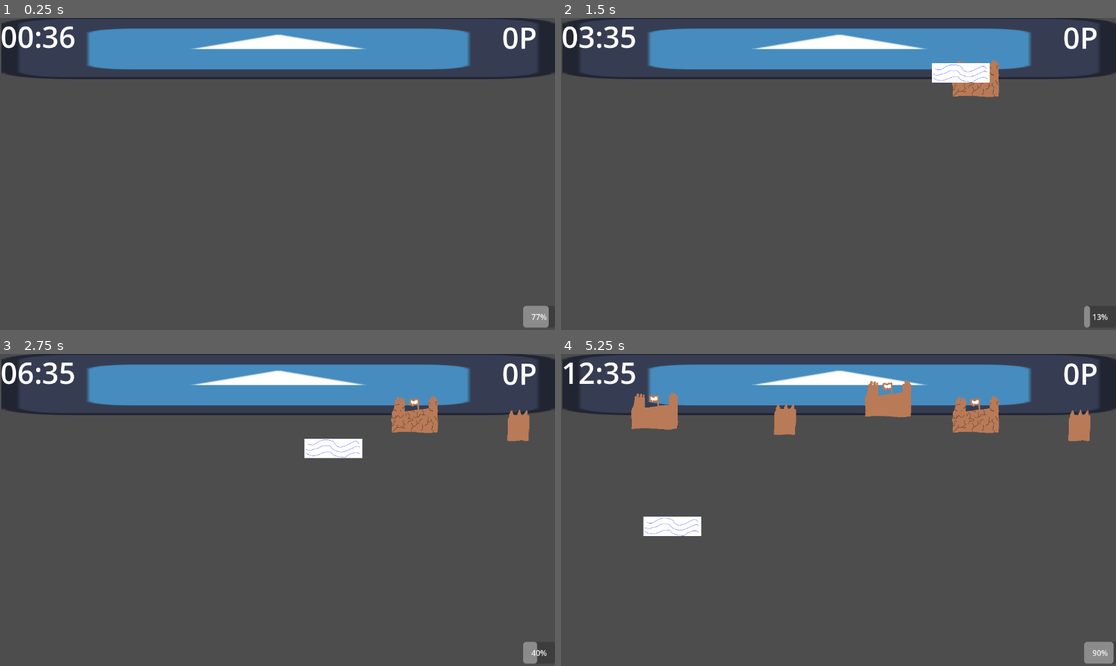
Above: before the commit, frames 1-4 (two rows, left to right).
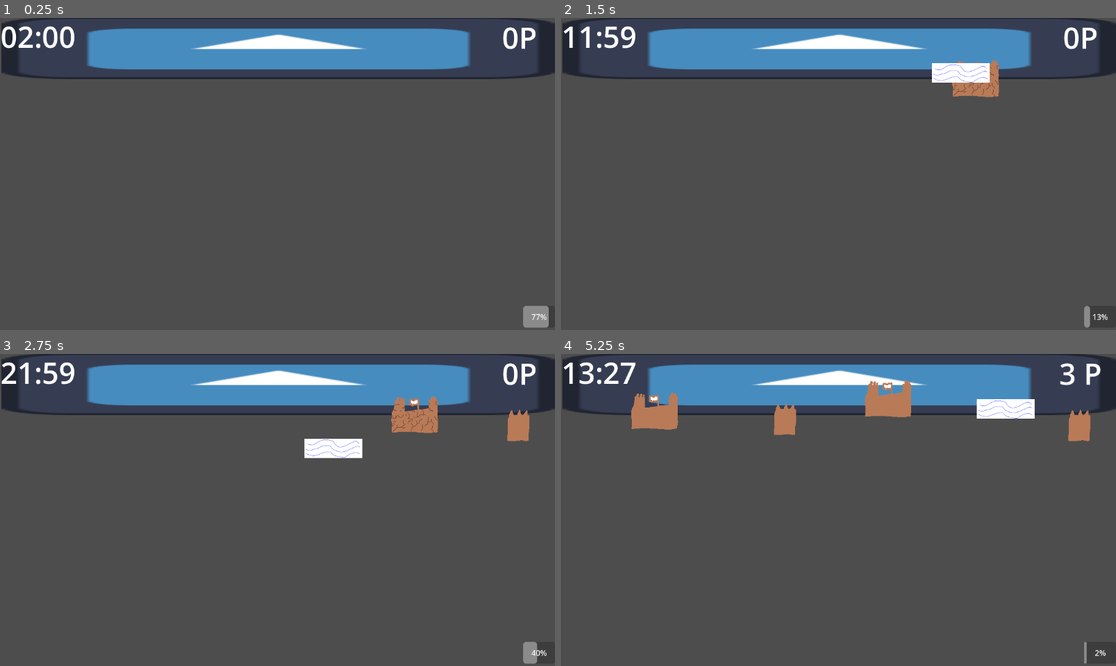
Above: after the commit, the same moments.

Repository: DerDelphin/WaveGameIdea
Game: Godot game, scene res://Scenes/world.tscn
The game is run twice, just before and just after one commit, with the same random seed, the same clock (stepped at 60 frames per second) and the same inputs. The engine's default icon, where the game draws it, is replaced by a stand-in: a white triangle on a blue panel in a dark square.
Inputs (mouse positions are in pixels of both pictures, inside the frame that each line leads up to):
- Up to frame 1 (0.25 s): no input
- Up to frame 2 (1.5 s): move the mouse to (960, 158) at 0.52 s; right-click (960, 158) at 0.6 s; move the mouse to (727, 189) at 1.27 s; right-click (727, 189) at 1.35 s
- Up to frame 3 (2.75 s): move the mouse to (333, 441) at 2.02 s; right-click (333, 441) at 2.1 s
- Up to frame 4 (5.25 s): move the mouse to (810, 572) at 2.77 s; right-click (810, 572) at 2.85 s; click (783, 528) at 3.5 s, where only the run after the commit has a clickable "WaveDelay-"; move the mouse to (1005, 556) at 4.27 s; right-click (1005, 556) at 4.35 s; move the mouse to (672, 463) at 5.02 s; right-click (672, 463) at 5.1 s

The runs differ from the first frame. In frame 1, 0.2% of the frame differs, in the area x 3-14%, y 2-10%; in frame 2, 0.4%; in frame 3, 0.4%; in frame 4, 2.8%, in the area x 3-100%, y 2-100%.

Commit message:
UpgradeSystem v1 (1st version, still some bugs/unintended behaviour) done

Diff:
--- a/Scenes/ui.tscn
+++ b/Scenes/ui.tscn
@@ -42,12 +42,21 @@
 offset_right = 1152.0
 offset_bottom = 647.0
 
-[node name="NextDayButton" type="Button" parent="."]
+[node name="UpgradeButtons" type="BoxContainer" parent="."]
 layout_mode = 0
-offset_left = 446.0
-offset_top = 260.0
-offset_right = 714.0
-offset_bottom = 390.0
-text = "Start Next Day"
+offset_left = 405.0
+offset_top = 314.0
+offset_right = 776.0
+offset_bottom = 414.0
 
-[connection signal="pressed" from="NextDayButton" to="." method="_on_next_day_button_pressed"]
+[node name="NextDayButton" type="Button" parent="UpgradeButtons"]
+layout_mode = 2
+text = "Upgrade 1"
+
+[node name="UpgradeButton2" type="Button" parent="UpgradeButtons"]
+layout_mode = 2
+text = "Upgrade 2"
+
+[node name="UpgradeButton3" type="Button" parent="UpgradeButtons"]
+layout_mode = 2
+text = "Upgrade 3"
--- a/Scripts/GLOBAL.gd
+++ b/Scripts/GLOBAL.gd
@@ -1,11 +1,12 @@
 extends Node
 
-var waveCoolDown : float =  1
+#var waveCoolDown : float =  1
 var points: int = 0
 var isDayCycleRunning: bool = true
 ##the current dayTime
 var day_time: float = 0.0
-const DAY_DURATION := 10.0
+var dayCount: int = 1
+const DAY_DURATION := 3.0
 
 signal onPointsIncreased
 signal onDayEnded
@@ -16,6 +17,7 @@
 	# Falls ein neuer Tag beginnt, wieder bei 0 starten
 	if day_time >= DAY_DURATION:
 		day_time = 0.0
+		dayCount += 1
 		print("neuer Tag")
 		onDayEnded.emit()
 		isDayCycleRunning = false
--- a/Scripts/UI.gd
+++ b/Scripts/UI.gd
@@ -3,16 +3,20 @@
 @onready var PointText : Label = $Points
 @onready var ClockText : Label = $Clock
 @onready var WaveCoolDownDisplay : ProgressBar = $ProgressBar
-@onready var NextDayButton: Button = $NextDayButton
+@onready var UpgradeButtonsContainer : BoxContainer = $UpgradeButtons
+
+
 
 #region ready and process
 # Called when the node enters the scene tree for the first time.
 func _ready() -> void:
-	NextDayButton.visible = false
+	for child in UpgradeButtonsContainer.get_children():
+		child.visible = false
+
 	GLOBAL.onPointsIncreased.connect(changePointText)
 	GLOBAL.onDayEnded.connect(EnableUpgradeMenu)
 	WaveCoolDownDisplay.value = 0
-	WaveCoolDownDisplay.max_value = GLOBAL.waveCoolDown
+	WaveCoolDownDisplay.max_value = UpgradeManager.WaveDelay
 # Called every frame. 'delta' is the elapsed time since the previous frame.
 func _process(delta: float) -> void:
 	ClockText.text = get_game_time_string()
@@ -39,11 +43,34 @@
 	return "%02d:%02d" % [hours, minutes]
 
 func EnableUpgradeMenu() -> void:
-	NextDayButton.visible = true
+	for child in UpgradeButtonsContainer.get_children():
+		child.visible = true
+	displayUpgrades()
 
+func onUpgradeButtonWasPressed(upgrade: String) -> void:
+	#apply the Upgrade
+	match upgrade:
+		"WaveBaseSpeed+": UpgradeManager.WaveBaseSpeed += .2;
+		"WavePower+": UpgradeManager.WavePower += 1
+		"WaveDelay-": UpgradeManager.WaveDelay -= .2; UpgradeManager.WaveDelayChanged.emit()
+		"WaveSize+": UpgradeManager.WaveSize += 1
 
-func _on_next_day_button_pressed() -> void:
-	NextDayButton.visible = false
+	#disabnle the upgrade menu
+	for child in UpgradeButtonsContainer.get_children():
+		child.visible = false
 	GLOBAL.isDayCycleRunning = true
 	GLOBAL.points = 0
 	GLOBAL.onPointsIncreased.emit()
+func displayUpgrades() -> void:
+	var usedUpgrades: Array[String] = []
+	for child in UpgradeButtonsContainer.get_children():
+		var Upgrade: String = UpgradeManager.UpgradeList.pick_random()
+		#avoid duplicates
+		if not usedUpgrades.has(Upgrade):
+			usedUpgrades.append(Upgrade)
+			child.text = Upgrade
+
+			# Disconnect any previously connected function to avoid problems
+			if child.pressed.is_connected(onUpgradeButtonWasPressed):
+				child.pressed.disconnect(onUpgradeButtonWasPressed)
+			child.pressed.connect(func(): onUpgradeButtonWasPressed(Upgrade))
--- /dev/null
+++ b/Scripts/UpgradeManager.gd
@@ -0,0 +1,17 @@
+extends Node
+
+var WaveSize = 1
+var WaveBaseSpeed = 1
+var WavePower = 1
+var WaveDelay = 1
+var UpgradeList: Array[String] = ["WaveSize+", "WavebaseSpeed+", "WavePower+","WaveDelay-"]
+
+signal WaveDelayChanged
+#signal WaveSizeChanged
+
+func _ready() -> void:
+	# Ensure that there are no wrong values at start
+	if WaveSize < 1: WaveSize = 1
+	if WaveBaseSpeed < 1: WaveBaseSpeed = 1
+	if WavePower < 1: WavePower = 1
+	if WaveDelay > 1: WaveDelay = 1
--- a/Scripts/sand_object.gd
+++ b/Scripts/sand_object.gd
@@ -6,8 +6,13 @@
 
 var damagedSprite : CompressedTexture2D = preload("res://Sprites/strong_sand_obj_damaged.png")
 
-func TakeDamage() -> void:
-	hp -= 1
+func TakeDamage(amount:int = 0) -> void:
+	# default (no amount provided)
+	if(amount == 0):
+		hp -= 1
+	# other (amount provided)
+	else:
+		hp -= amount
 	if(hp < 1):
 		addPoints(pointValue)
 		queue_free()
--- a/Scripts/wave.gd
+++ b/Scripts/wave.gd
@@ -8,12 +8,12 @@
 
 # Called every frame. 'delta' is the elapsed time since the previous frame.
 func _process(delta: float) -> void:
-	global_position += Vector2.UP * delta * speed
+	global_position += Vector2.UP * delta * speed * UpgradeManager.WaveBaseSpeed
 
 func _on_kill_timer_timeout() -> void: queue_free()
 
 func _on_area_entered(area: Area2D) -> void:
 	if(area.is_in_group("SandObj")):
-		area.TakeDamage()
+		area.TakeDamage(UpgradeManager.WavePower)
 	if(area.is_in_group("Beach")):
 		queue_free()
--- a/Scripts/wave_spawner.gd
+++ b/Scripts/wave_spawner.gd
@@ -7,6 +7,9 @@
 var canSpawn: bool = true
 
 func _ready() -> void:
+	CooldownTimer.wait_time = UpgradeManager.WaveDelay
+	UpgradeManager.WaveDelayChanged.connect(
+		func(): CooldownTimer.wait_time = clamp(UpgradeManager.WaveDelay,0,100000))
 	var uiObj = get_tree().get_first_node_in_group("UI")
 	if(uiObj.has_method("updateCooldownDisplay")):
 		cooldown_updated.connect(uiObj.updateCooldownDisplay)
--- a/project.godot
+++ b/project.godot
@@ -19,6 +19,7 @@
 [autoload]
 
 GLOBAL="*res://Scripts/GLOBAL.gd"
+UpgradeManager="*res://Scripts/UpgradeManager.gd"
 
 [input]
 
